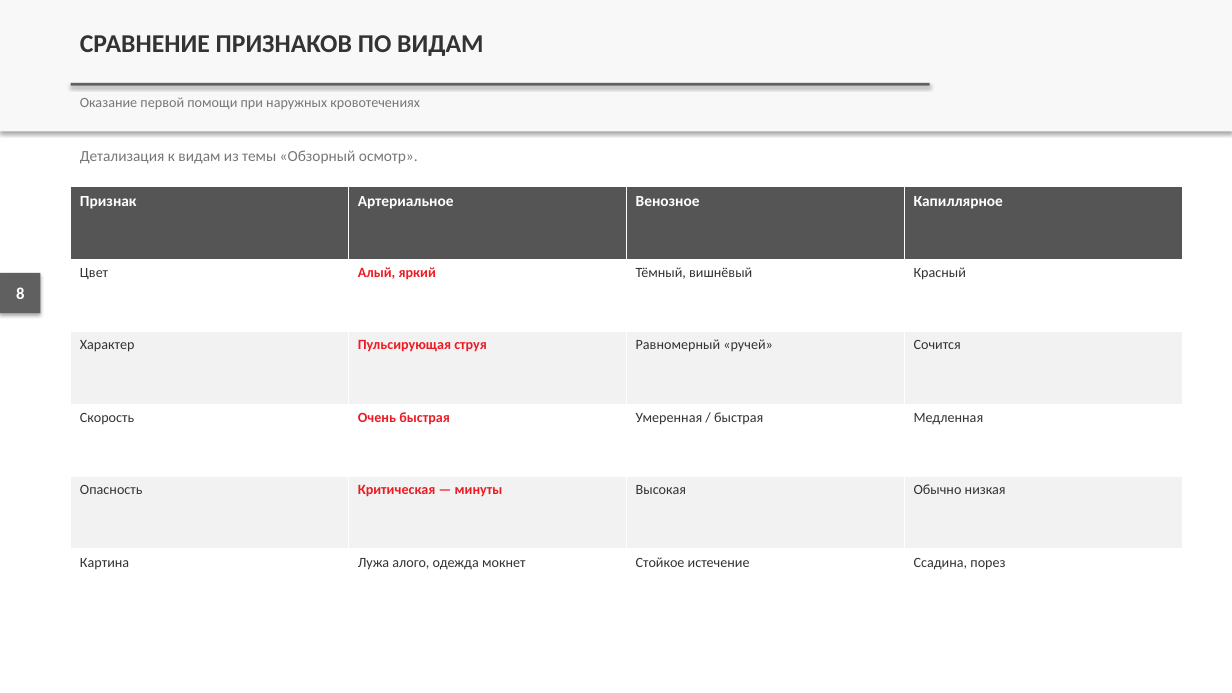
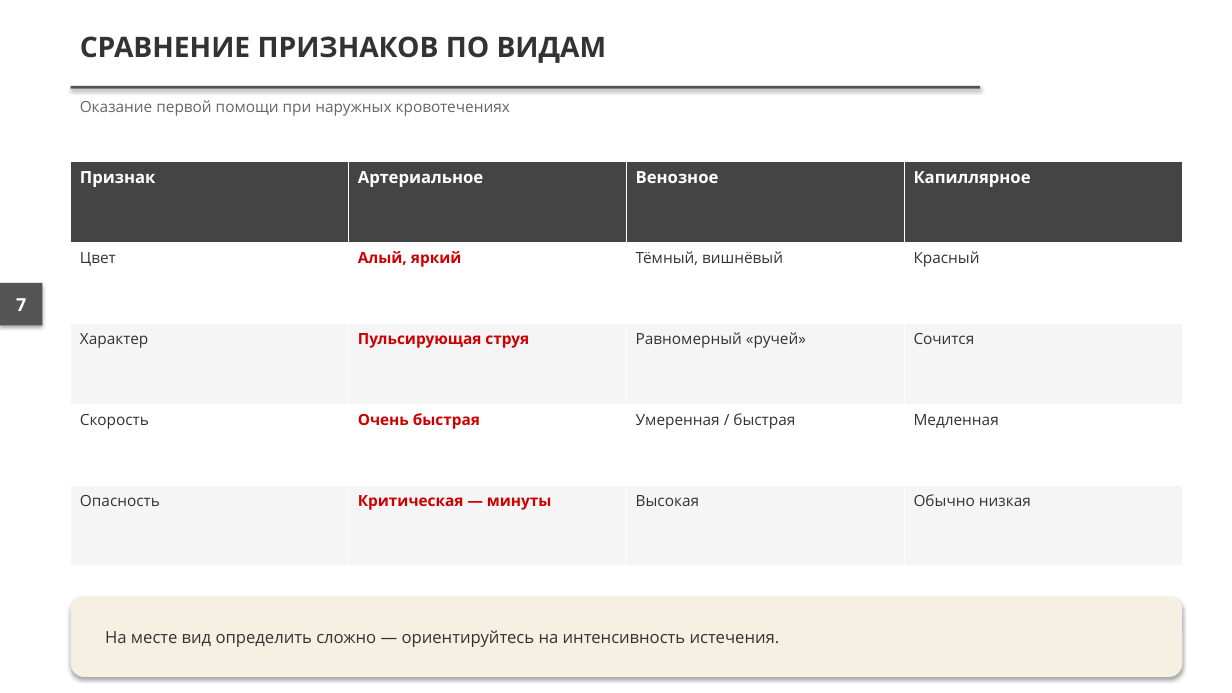
Before and after one commit to lysakalenushka-hash/-, a slide deck: slide 7 of presentations/out/Признаки_наружного_кровотечения_и_кровопотери.pptx (slide 8 before the commit). Drawn at 1232x693 pixels with LibreOffice and Linux fonts; fonts in the diff are those of the drawing. Boxes give left, top, right and bottom in pixels: in the first picture for what was removed or moved away, otherwise in the second. Text is boxed around its words. In the diff, an @@ line names an element or a change of style, - is before the commit and + after.

```diff
--- a/presentations/out/Признаки_наружного_кровотечения_и_кровопотери.pptx
+++ b/presentations/out/Признаки_наружного_кровотечения_и_кровопотери.pptx
@@ rectangle removed at box(0, 0, 1232, 131) @@
@@ text "СРАВНЕНИЕ ПРИЗНАКОВ ПО ВИДАМ" at box(80, 36, 607, 63): size 20 to 22 pt, font Calibri to Open Sans @@
@@ rectangle at box(71, 86, 981, 89): fill #606060 to #555555 @@
@@ rectangle: place and size @@
-rectangle at box(71, 83, 931, 86)
+rectangle at box(71, 86, 981, 89)
@@ text "Оказание первой помощи при наружных ..." at box(80, 100, 510, 116): size 11 to 12 pt, font Calibri to Open Sans, text colour #777777 to #666666 @@
@@ table at box(71, 162, 1184, 566) @@
-row 6: Картина | Лужа алого, одежда мокнет | Стойкое истечение | Ссадина, порез
@@ table: place and size @@
-table at box(71, 187, 1184, 621)
+table at box(71, 162, 1184, 566)
@@ text removed at box(80, 150, 418, 164) @@
-Детализация к видам из темы «Обзорный осмотр».
@@ rectangle: place and size @@
-rectangle at box(0, 273, 41, 313)
+rectangle at box(0, 283, 43, 325)
@@ rectangle at box(0, 283, 43, 325): fill #606060 to #555555 @@
@@ text removed at box(16, 287, 24, 299) @@
-8
@@ text added at box(16, 298, 26, 311), 14 pt, text #FFFFFF, bold @@
+7
@@ rounded rectangle added at box(71, 596, 1183, 677), fill #F5F0E1 @@
@@ text added at box(105, 630, 780, 647), 13 pt, text #333333 @@
+На месте вид определить сложно — ориентируйтесь на интенсивность истечения.
```
Also in this commit, not shown: 7 other slides changed, 4 slides added, 5 slides removed, 9 other files.
